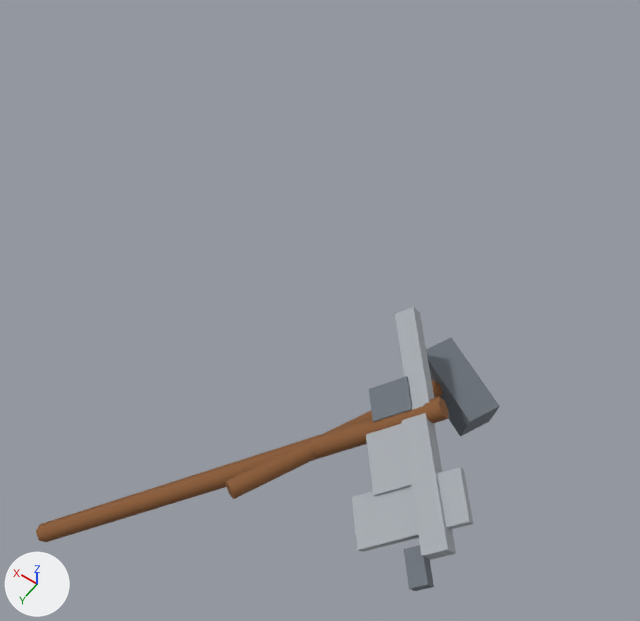
Before and after pictures for a commit that changed the glTF model public/models/characters/SerfF.glb.
Both versions are drawn from a camera (50 mm lens) standing at (-9.85, -4.86, -13.62) and looking at (-9.38, -5.51, -14.65). Arrows for +X, +Y and +Z are at lower left; the lights stay in place. The first picture is the older version. Where no turn or scale is listed for an object, it has been applied to the vertices.

Objects in the first picture: 'Axe.001', 'Hammer.001', 'Pickaxe.001'.
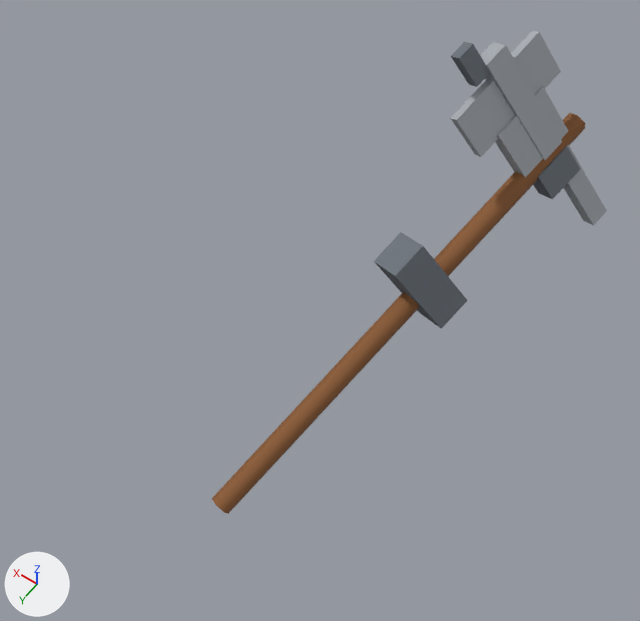
ob_axe is not drawn itself; it is the parent of ob_axe_001.
ob_hammer is not drawn itself; it is the parent of ob_hammer_001.
ob_pickaxe is not drawn itself; it is the parent of ob_pickaxe_001.

What differs and where, as boxes [x1, y1, x2, y2] in the pictures (640 x 621 px):
'Pickaxe.001', moved, turned
    before: [44, 307, 456, 591]
    after: [212, 41, 607, 513]
'Axe.001', moved, turned
    before: [36, 376, 474, 552]
    after: [228, 30, 585, 514]
'Hammer.001', moved, turned
    before: [225, 338, 500, 499]
    after: [374, 232, 468, 329]

The change, as a diff of the scene's bpy script:
```diff
--- a/public/models/characters/SerfF.glb.py
+++ b/public/models/characters/SerfF.glb.py
@@ ob_axe @@
 ob_axe = bpy.data.objects.new('Axe', None)
-ob_axe.location = (-9.185, -5.155, -14.97)
-ob_axe.rotation_euler = (-1.338, 1.007, -2.234)  # degrees (-77, 58, -128)
+ob_axe.location = (-9.439, -5.326, -14.71)
+ob_axe.rotation_euler = (0.47, -2.761, -0.415)  # degrees (27, -158, -24)
@@ ob_hammer @@
 ob_hammer = bpy.data.objects.new('Hammer', None)
-ob_hammer.location = (-9.45, -5.313, -14.75)
-ob_hammer.rotation_euler = (0.301, 1.402, -0.123)  # degrees (17, 80, -7)
+ob_hammer.location = (-9.439, -5.326, -14.71)
+ob_hammer.rotation_euler = (0.47, -2.761, -0.415)  # degrees (27, -158, -24)
@@ ob_pickaxe @@
 ob_pickaxe = bpy.data.objects.new('Pickaxe', None)
-ob_pickaxe.location = (-9.199, -5.165, -14.96)
-ob_pickaxe.rotation_euler = (-1.338, 1.007, -2.234)  # degrees (-77, 58, -128)
+ob_pickaxe.location = (-9.439, -5.326, -14.71)
+ob_pickaxe.rotation_euler = (0.47, -2.761, -0.415)  # degrees (27, -158, -24)
```
